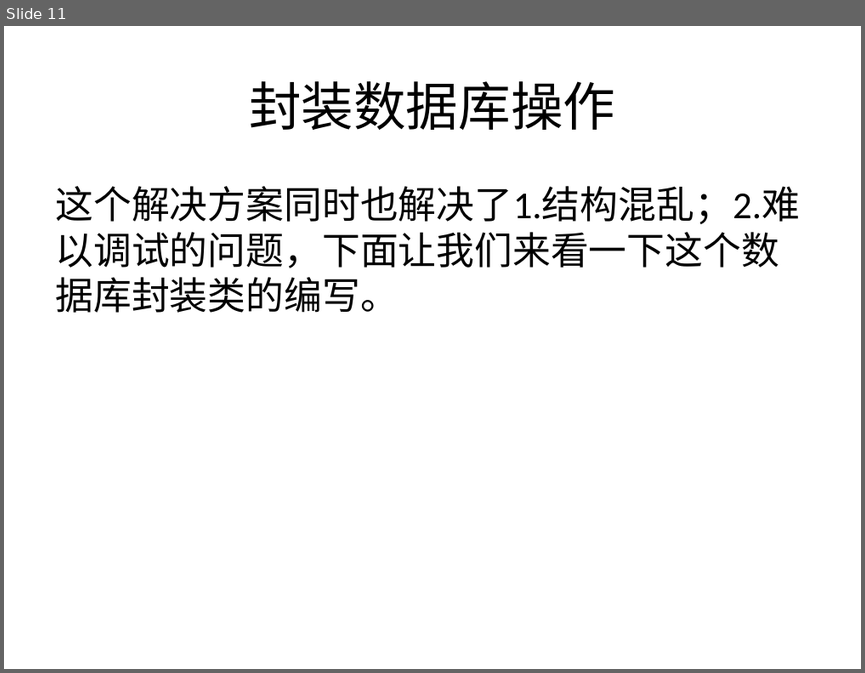
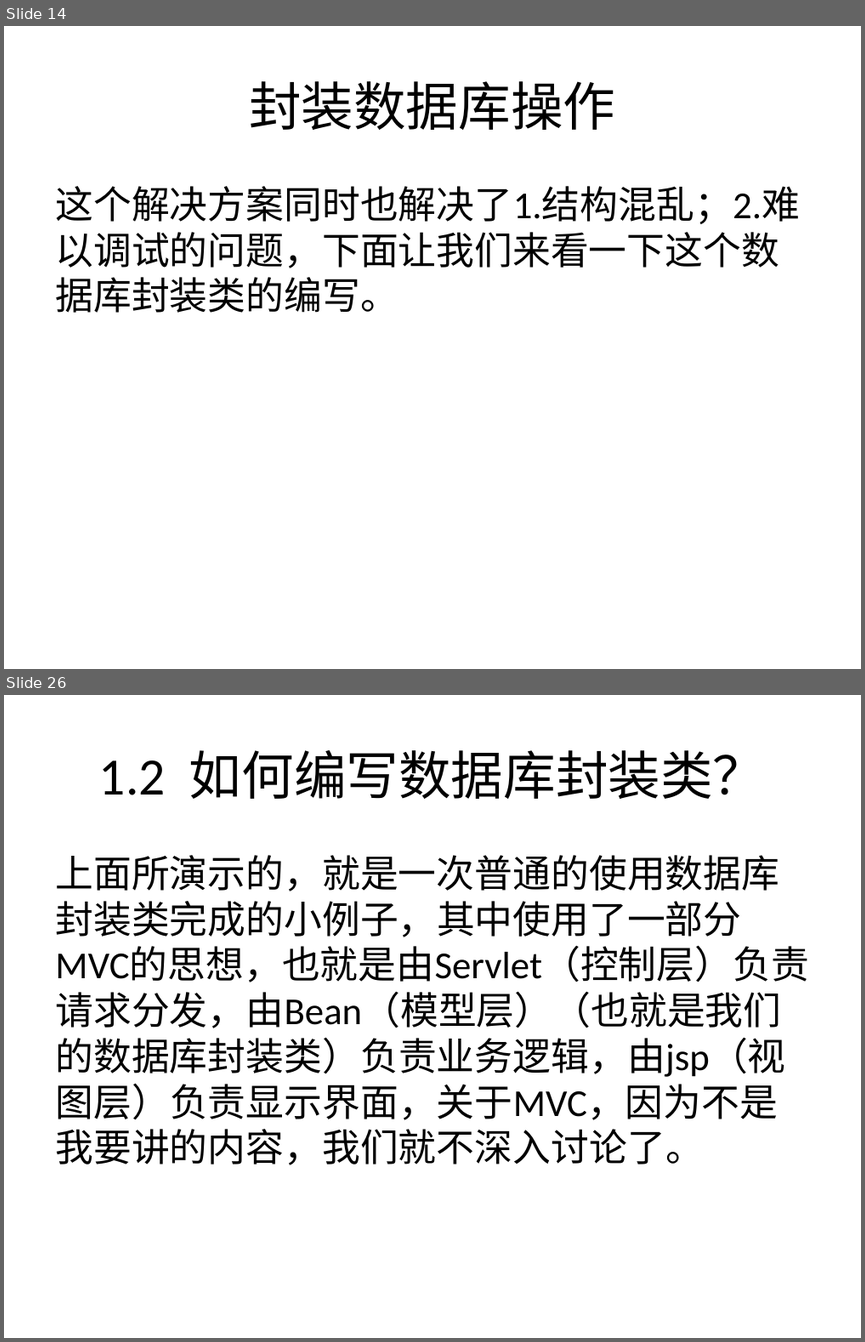
Before and after one commit to swordjoinmagic/JSPLesson, a slide deck: ppt/JSP课PPT.pptx. Shown one above the other, each under a label of ours: slide 11 before the commit, slides 14 and 26 after it; the slides between them are not shown. The pictures are 865x673 and 865x1342 pixels, drawn with LibreOffice and Linux fonts; fonts in the diff are those of the drawing. Boxes give left, top, right and bottom in pixels: in the first picture for what was removed or moved away, otherwise in the second. Text is boxed around its words. In the diff, an @@ line names an element or a change of style, - is before the commit and + after.

```diff
--- a/ppt/JSP课PPT.pptx
+++ b/ppt/JSP课PPT.pptx
@@ slide 26 added at [4, 695, 861, 1338], background #FFFFFF @@
@@ title added at [99, 750, 766, 799], 44 pt, text #000000 @@
+1.2 如何编写数据库封装类？
@@ text added at [55, 855, 809, 1165], 32 pt, text #000000 @@
+上面所演示的，就是一次普通的使用数据库封装类完成的小例子，其中使用了一部分MVC的思想，也就是由Servlet（控制层）负责请求分发，由Bean（模型层）（也就是我们的数据库封装类）负责业务逻辑，由jsp（视图层）负责显示界面，关于MVC，因为不是我要讲的内容，我们就不深入讨论了。
@@ what was slide 11 is now slide 14 @@
```
Also in this commit, not shown: 5 slides changed, 59 other slides added, 16 other files.
